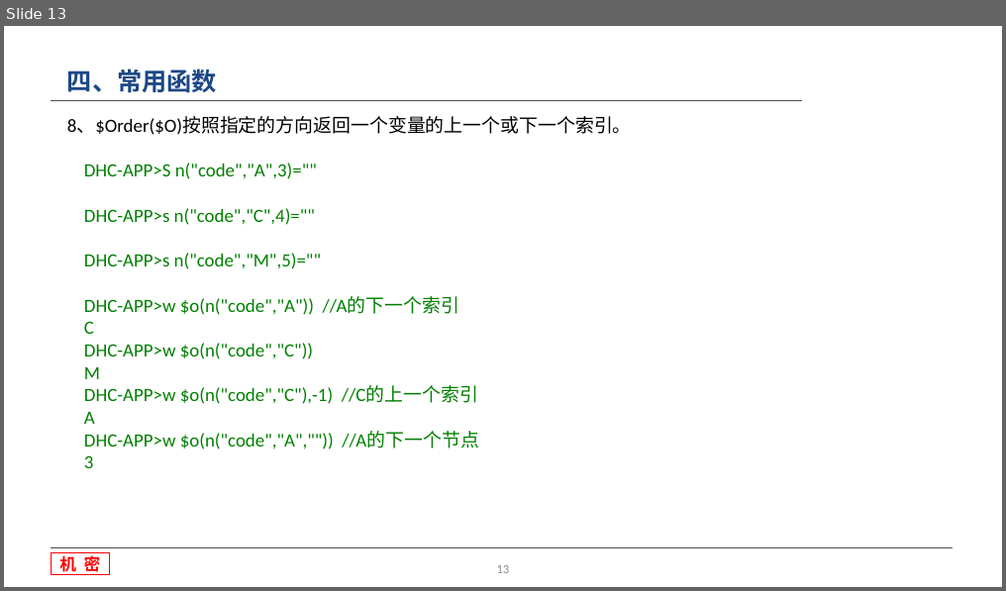
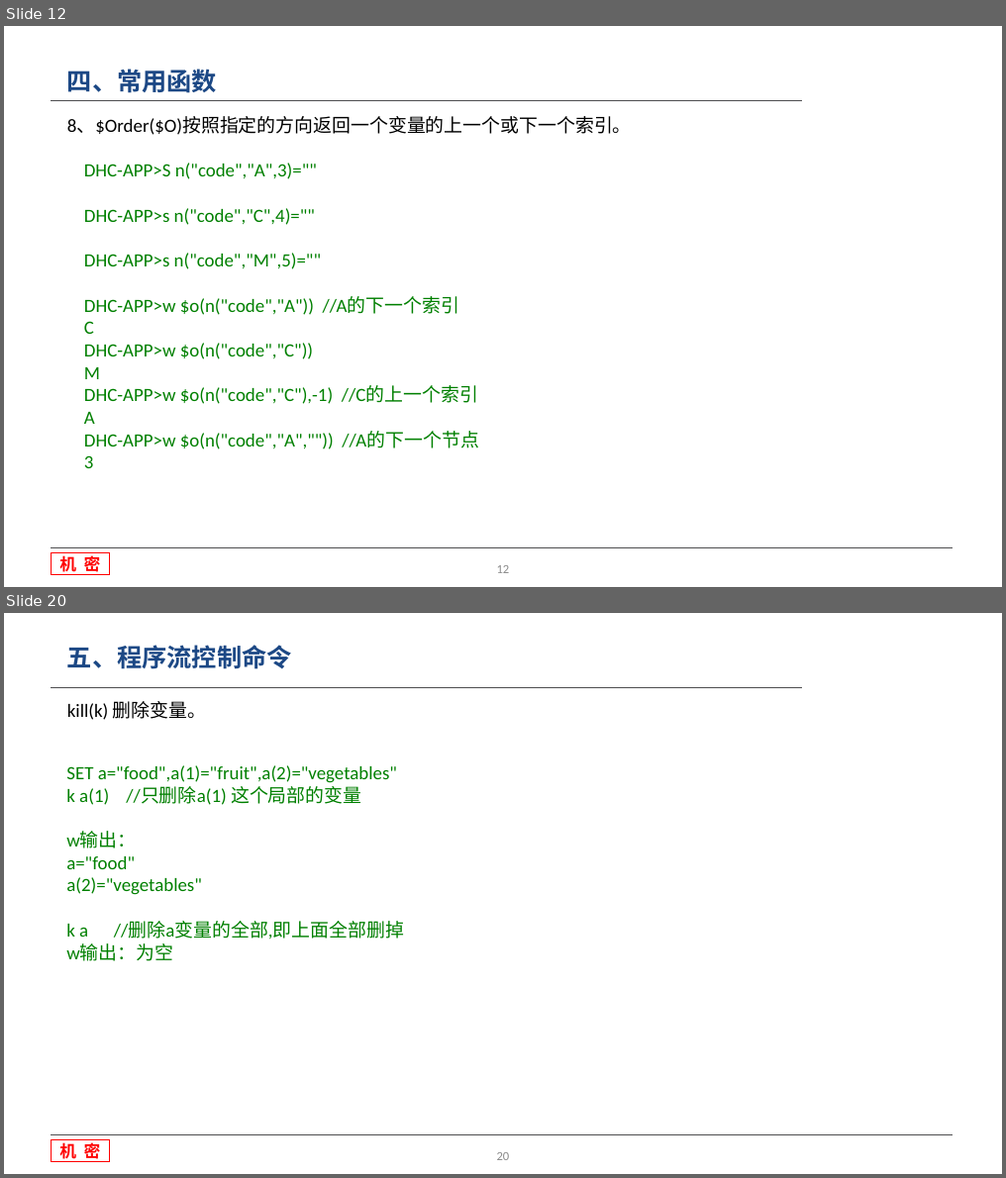
Before and after one commit to wang107014/WorkSpace, a slide deck: 收费-MD/文档/M语言基础知识.pptx. Shown one above the other, each under a label of ours: slide 13 before the commit, slides 12 and 20 after it; the slides between them are not shown. The pictures are 1006x591 and 1006x1178 pixels, drawn with LibreOffice and Linux fonts; fonts in the diff are those of the drawing; background and template pictures are left out. Boxes give left, top, right and bottom in pixels: in the first picture for what was removed or moved away, otherwise in the second. Text is boxed around its words. In the diff, an @@ line names an element or a change of style, - is before the commit and + after.

```diff
--- a/收费-MD/文档/M语言基础知识.pptx
+++ b/收费-MD/文档/M语言基础知识.pptx
@@ slide 20 added at [4,613,1002,1174], background #FFFFFF; not listed: 3 template elements that a slide beside it also shows @@
@@ text added at [67,645,292,669], 24 pt, text #1C4885, bold @@
+五、程序流控制命令
@@ text added at [67,701,206,720], 18 pt, text #000000 @@
+kill(k) 删除变量。
@@ text added at [66,765,404,961], 18 pt, text #008000 @@
+SET a="food",a(1)="fruit",a(2)="vegetables"
+k a(1) //只删除a(1) 这个局部的变量
+w输出：
+a="food"
+a(2)="vegetables"
+k a //删除a变量的全部,即上面全部删掉
+w输出：为空
@@ page number added at [497,1153,510,1160], 12 pt, text #8C8C8C @@
+20
@@ what was slide 13 is now slide 12 @@
```
Also in this commit, not shown: 3 slides changed, 6 other slides added, 11 other files.
